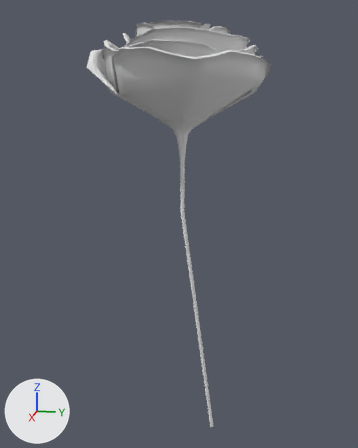
Renders of the Blender file models/Vase/rose.blend from each side of a commit.
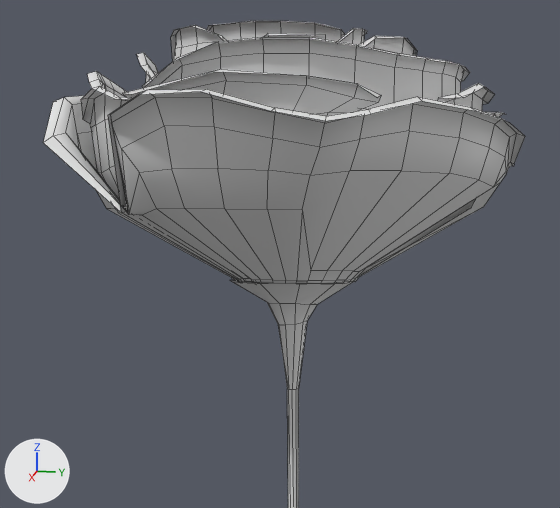
Each version is shown whole from a 50 mm camera at (38.6, 8.0, 12.4) aimed at (-0.7, 0.2, 2.6), then close up on the part from 20% to 80% of the width and 3% to 46% of the height. The axes (+X, +Y, +Z) are drawn at lower left. The lights are the same throughout. The close-ups show mesh edges as thin lines.

Names of what the first close-up shows: 'Simple_GP_Layer'.
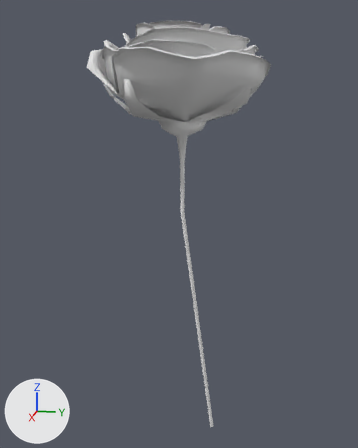
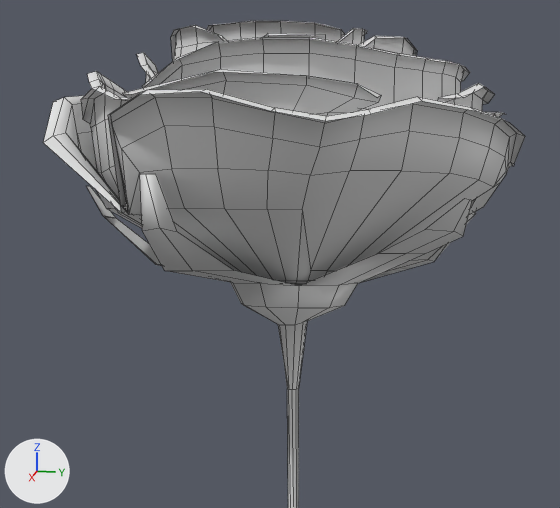
Boxes (x1, y1, x2, y2) around the edits, measured in the close-ups (560 x 508 px):
part 1 of me_mesh, built on: before (230, 280, 354, 325); after (86, 174, 476, 325)

What the commit changed:
me_mesh is used by ob_simple_gp_layer; location (-0.19, 0.13, 0.0).
me_mesh had 1820 vertices, 1510 faces and spanned x -7.5..7.3, y -6.2..7.1, z -16.5..18.1.
me_mesh now has 1879 vertices, 1546 faces, 1 loose edge and spans x -7.5..7.3, y -6.3..7.1, z -16.5..18.1.
Part 1, on me_mesh:
15 vertices move from x -2.2..1.5, y -0.4..2.2, z 10.4..11.1 to x -2.2..1.5, y -1.2..2.3, z 10.3..11.1.
59 vertices are added at x -7.3..6.3, y -6.3..5.8, z 11.0..13.9.
1 loose edge is added.
36 new faces join them.
